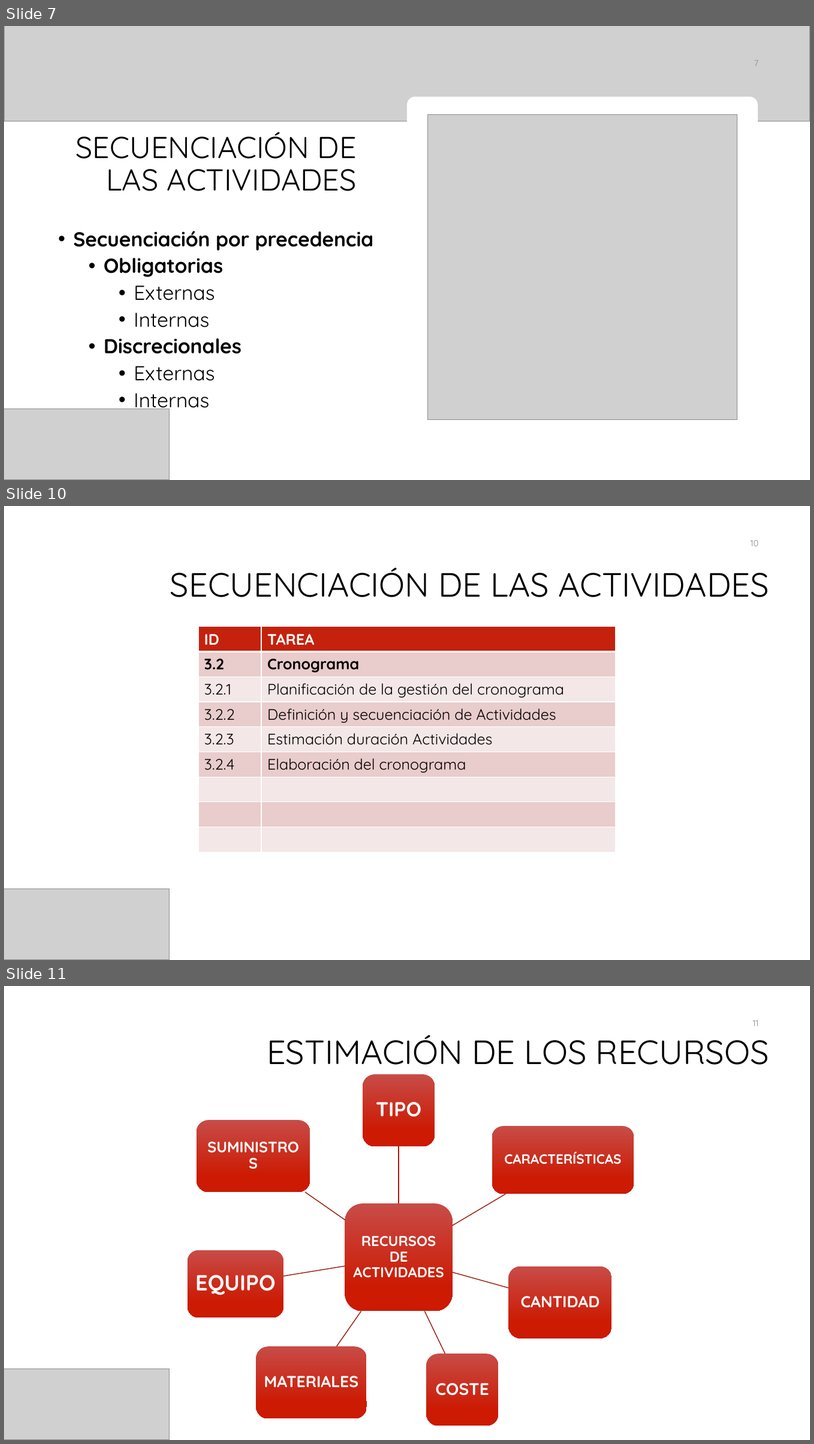
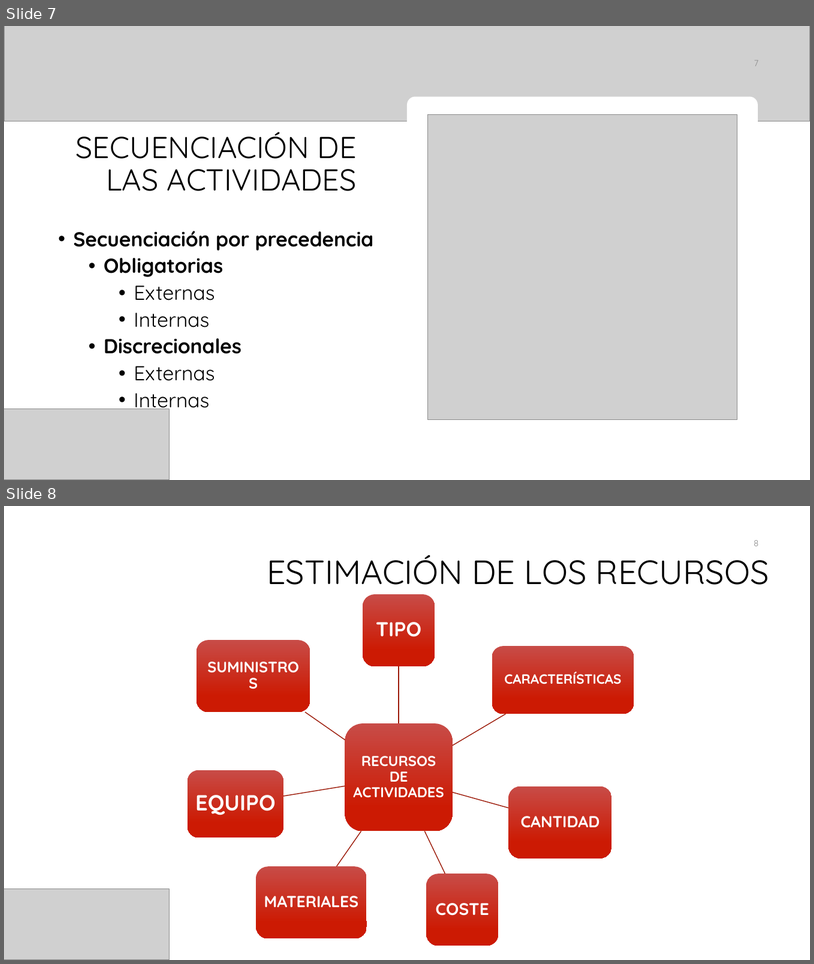
Before and after one commit to galledohm/Gestion_Proyectos, a slide deck: Documentos_generados/2.Gestion del tiempo/Presentación2.pptx. Shown one above the other, each under a label of ours: slides 7, 10 and 11 before the commit, slides 7 and 8 after it; the slides between them are not shown. The pictures are 814x1444 and 814x964 pixels, drawn with LibreOffice and Linux fonts; fonts in the diff are those of the drawing; grey boxes stand for pictures; background and template pictures are left out. Boxes give left, top, right and bottom in pixels: in the first picture for what was removed or moved away, otherwise in the second. Text is boxed around its words. In the diff, an @@ line names an element or a change of style, - is before the commit and + after.

```diff
--- a/Documentos_generados/2.Gestion del tiempo/Presentación2.pptx
+++ b/Documentos_generados/2.Gestion del tiempo/Presentación2.pptx
@@ slide 10 removed at (4, 506, 810, 960), background #FFFFFF @@
@@ page number removed at (751, 540, 759, 546) @@
-10
@@ title removed at (170, 567, 770, 597) @@
-SECUENCIACIÓN DE LAS ACTIVIDADES
@@ table removed at (198, 627, 615, 847), 9 rows, 2 columns @@
-ID | TAREA
-3.2 | Cronograma
-3.2.1 | Planificación de la gestión del cronograma
-3.2.2 | Definición y secuenciación de Actividades
-3.2.3 | Estimación duración Actividades
-3.2.4 | Elaboración del cronograma
- | 
- | 
- | 
@@ picture removed at (4, 889, 170, 960) @@
@@ what was slide 11 is now slide 8 @@
@@ page number at (754, 540, 759, 546): text changed @@
-11
+8
```
Also in this commit, not shown: 1 slide changed, 2 other slides removed, 1 other file.
